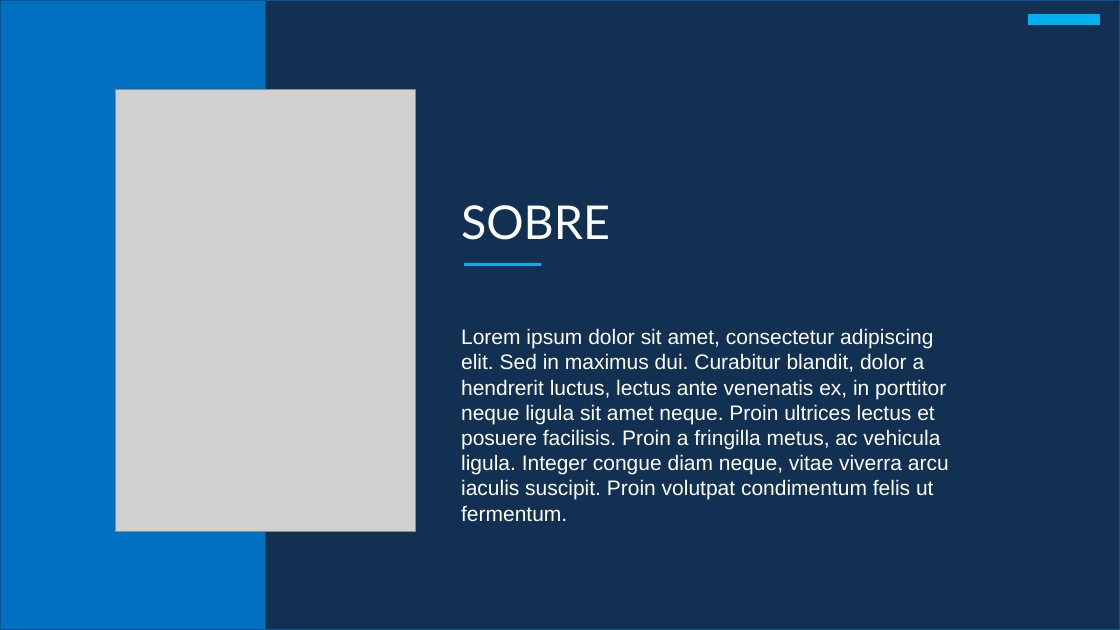
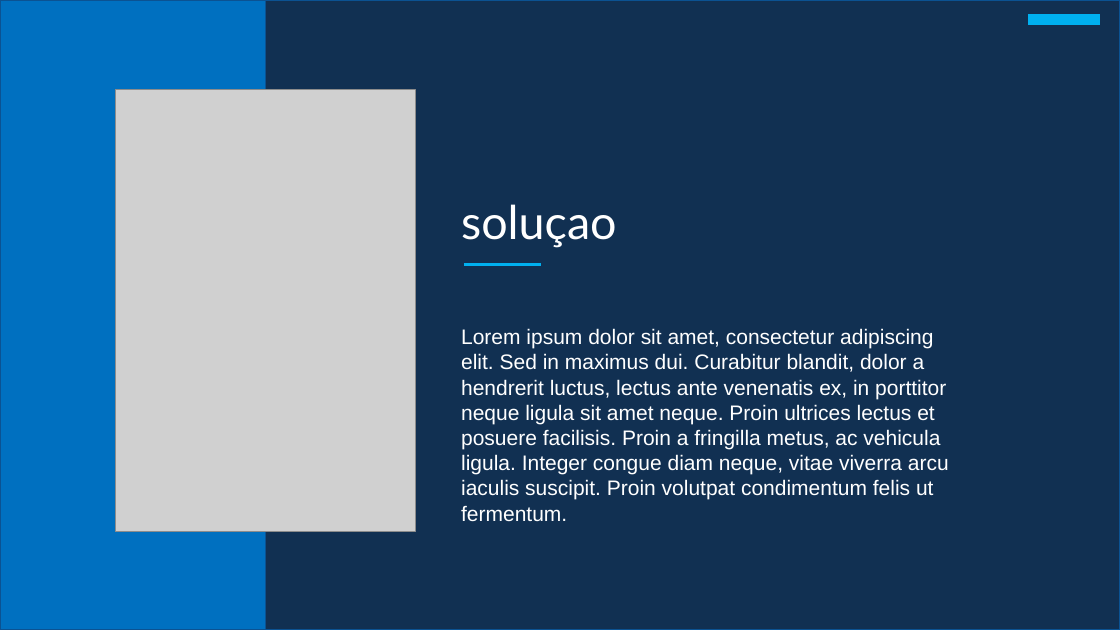
Before and after one commit to PedroRocha10/grupo-03-adsa-20201, a slide deck: slide 5 of documentacao/Pro Eagle apresentação.pptx (slide 3 before the commit). Drawn at 1120x630 pixels with LibreOffice and Linux fonts; fonts in the diff are those of the drawing; grey boxes stand for pictures. Boxes give left, top, right and bottom in pixels: in the first picture for what was removed or moved away, otherwise in the second. Text is boxed around its words. In the diff, an @@ line names an element or a change of style, - is before the commit and + after.

```diff
--- a/documentacao/Pro Eagle apresentação.pptx
+++ b/documentacao/Pro Eagle apresentação.pptx
@@ text at (x1=461, y1=204, x2=616, y2=248): text changed @@
-SOBRE
+soluçao
```
Also in this commit, not shown: 1 other slide changed, 3 slides added.
